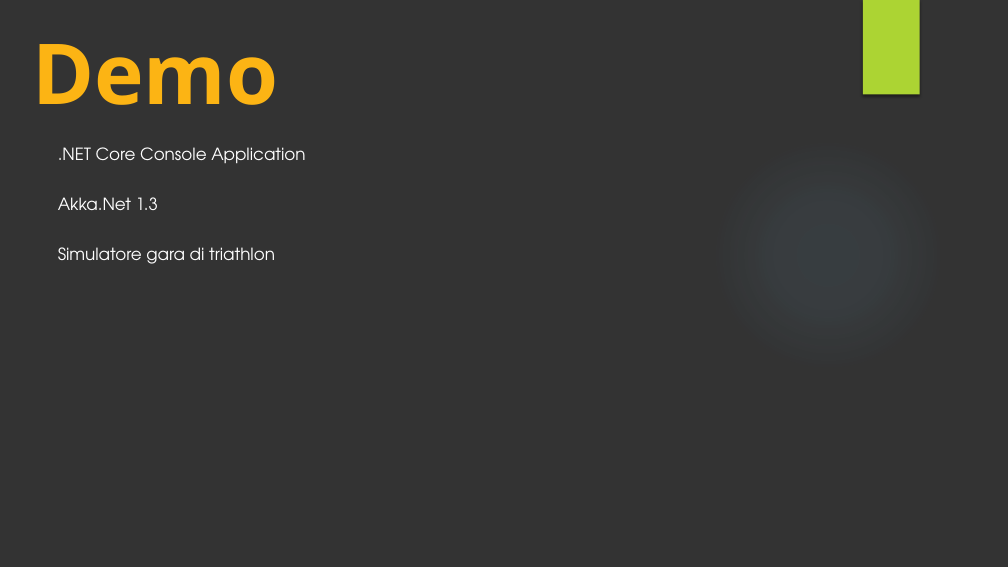
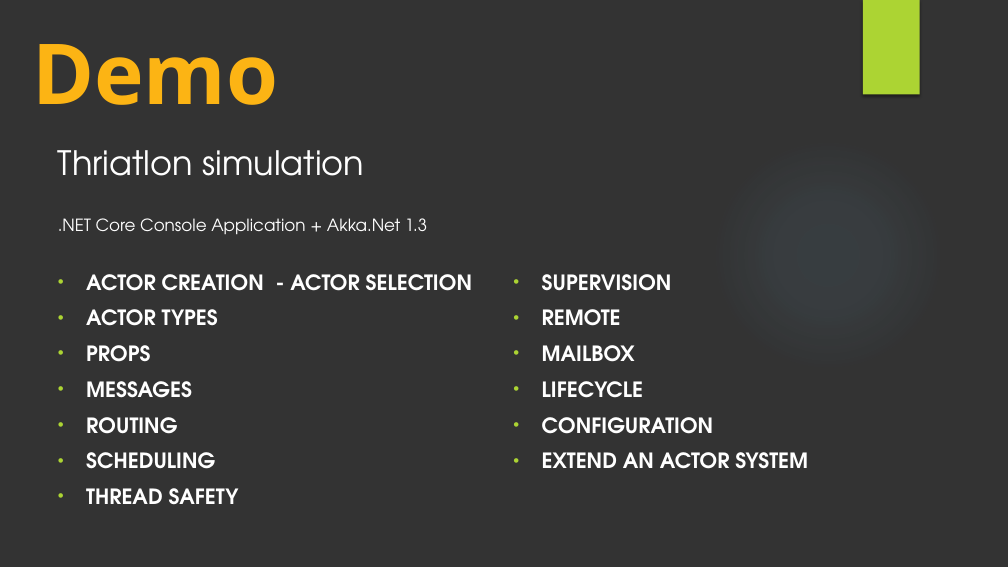
Before and after one commit to fbasco81/triathlon-race-demo, a slide deck: slide 2 of src/Host/presentation/Presentazione.pptx. Drawn at 1008x567 pixels with LibreOffice and Linux fonts; fonts in the diff are those of the drawing; background and template pictures are left out. Boxes give left, top, right and bottom in pixels: in the first picture for what was removed or moved away, otherwise in the second. Text is boxed around its words. In the diff, an @@ line names an element or a change of style, - is before the commit and + after.

Commit message:
presentation

```diff
--- a/src/Host/presentation/Presentazione.pptx
+++ b/src/Host/presentation/Presentazione.pptx
@@ text at box(58, 150, 364, 176): text changed; size 16 to 32 pt @@
-Simulatore gara di triathlon
+Thriatlon simulation
@@ text removed at box(58, 197, 158, 210) @@
-Akka.Net 1.3
@@ text at box(58, 218, 427, 235): text changed @@
-.NET Core Console Application
+.NET Core Console Application + Akka.Net 1.3
@@ text added at box(86, 274, 808, 504), 20 pt, text #FFFFFF, bold @@
+• ACTOR CREATION - ACTOR SELECTION
+• ACTOR TYPES
+• PROPS
+• MESSAGES
+• ROUTING
+• SCHEDULING
+• THREAD SAFETY
+• SUPERVISION
+• REMOTE
+• MAILBOX
+• LIFECYCLE
+• CONFIGURATION
+• EXTEND AN ACTOR SYSTEM
```
Also in this commit, not shown: 2 other slides changed, 2 slides added, 13 slides removed, 1 other file.
